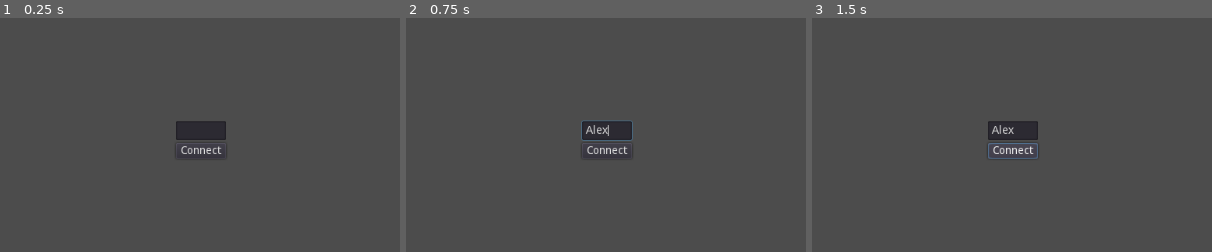
Above: before the commit, frames 1-3 (left to right).
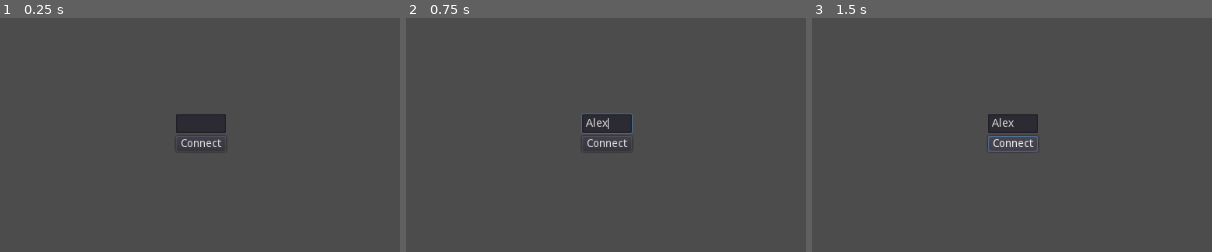
Above: after the commit, the same moments.

Repository: sakkaku-dev/table-top-games
Game: Godot game, scene res://Game.tscn
The game is run twice, just before and just after one commit, with the same random seed, the same clock (stepped at 60 frames per second) and the same inputs.
Inputs (mouse positions are % of the whole screen's width and height, from its top left):
- Up to frame 1 (0.25 s): no input
- Up to frame 2 (0.75 s): click (50, 48) at 0.52 s; type "Alex" at 0.6 s
- Up to frame 3 (1.5 s): click "Connect" at 1.25 s
The pictures show only the part of the screen within x 25-75%, y 24-74%; the shares and areas given below are measured in that part.

The runs differ from the first frame. In frame 1, 1.0% of the frame differs, in the area x 44-57%, y 41-59%; in frame 2, 1.3%; in frame 3, 1.3%, in the area x 44-57%, y 41-61%.

Commit message:
Improve connection screen

Diff:
--- a/autoload/Online.gd
+++ b/autoload/Online.gd
@@ -68,3 +68,13 @@
 
 func is_nakama_socket_connected() -> bool:
 	   return nakama_socket != null && nakama_socket.is_connected_to_host()
+
+func get_error_message(result: NakamaAsyncResult) -> String:
+	var msg = result.exception.message
+	var idx = msg.find("message:") + 8
+	var last_idx = msg.find(",", idx)
+	if last_idx == -1:
+		last_idx = msg.find("}", idx)
+
+	print(idx, last_idx)
+	return msg.substr(idx, last_idx - idx)
--- a/screens/ConnectionScreen.gd
+++ b/screens/ConnectionScreen.gd
@@ -3,45 +3,48 @@
 signal connected
 
 onready var username = $CenterContainer/VBoxContainer/Username
+onready var error = $CenterContainer/VBoxContainer/Error
 
 func _ready():
 	var existing = _get_existing_id()
 	if existing:
+		username.hide()
 		_login(existing)
 
 func connect_client():
 	if not username.text:
-		print("No username specified")
+		error.text = "No username specified"
 		return
 
-	var id = _new_unique_id()
+	var id = _get_existing_id()
 	if not id:
-		print("Invalid id")
-		return
+		id = UUID.v4()
 
-	_login(id)
+	_login(id, true)
 
-func _login(id):
+
+func _login(id, save = false):
 	var client = Online.get_nakama_client()
-	var session : NakamaSession = yield(client.authenticate_custom_async(id, username.text), "completed")
+
+	var session : NakamaSession = yield(client.authenticate_device_async(id, username.text), "completed")
 	if session.is_exception():
 		print("An error occured: %s" % session)
+		error.text = Online.get_error_message(session)
 		return
 
 	print("Successfully authenticated: %s" % session)
 	Online.nakama_session = session
+	if save: _save_id(id)
+
 	emit_signal("connected")
 
-func _new_unique_id():
+func _save_id(id):
 	var id_file = File.new()
 
 	if id_file.open("user://unique_id", File.WRITE) == OK:
-		var id = UUID.v4()
 		id_file.store_line(id)
-		return id
 	else:
 		print("Failed to open id file for write")
-	return ""
 
 func _get_existing_id():
 	var file = File.new()
--- a/screens/ConnectionScreen.tscn
+++ b/screens/ConnectionScreen.tscn
@@ -19,9 +19,9 @@
 
 [node name="VBoxContainer" type="VBoxContainer" parent="CenterContainer"]
 margin_left = 480.0
-margin_top = 276.0
+margin_top = 267.0
 margin_right = 544.0
-margin_bottom = 324.0
+margin_bottom = 333.0
 
 [node name="Username" type="LineEdit" parent="CenterContainer/VBoxContainer"]
 margin_right = 64.0
@@ -33,4 +33,9 @@
 margin_bottom = 48.0
 text = "Connect"
 
+[node name="Error" type="Label" parent="CenterContainer/VBoxContainer"]
+margin_top = 52.0
+margin_right = 64.0
+margin_bottom = 66.0
+
 [connection signal="pressed" from="CenterContainer/VBoxContainer/Connect" to="." method="connect_client"]
